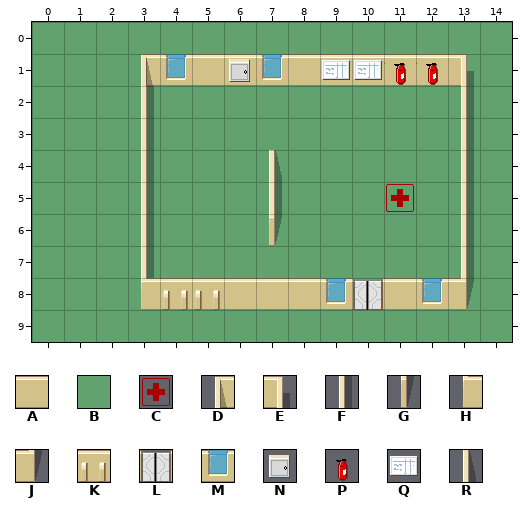
Tiled map -- data/tutorial3.tmx. That is the earlier state.
Cells are 32x32 px. Shown: x 0..14, y 0..9.
Key: from "hospital_256": A 0, B 4, C 5, D 10, E 11, F 16, G 17, H 18, J 19, K 24, L 40, M 43, N 44, P 45, Q 47, R 51.
_ is an empty cell, # one hidden under a higher layer.
Layer "floor" before, first column x 0:
 0 BBBBBBBBBBBBBBB
 1 BBBBB##B#####BB
 2 BBBBBBBBBBBBBBB
 3 BBBBBBBBBBBBBBB
 4 BBBBBBBBBBBBBBB
 5 BBBBBBBBBBBBBBB
 6 BBBBBBBBBBBBBBB
 7 BBBBBBBBBBBBBBB
 8 BBBB_####BB#BBB
 9 BBBBBBBBBBBBBBB
Layer "Walls" before, first column x 0:
 0 _______________
 1 ___DMAAMAAAAAE_
 2 ___F_________F_
 3 ___F_________F_
 4 ___F___R_____F_
 5 ___F___F_____F_
 6 ___F___G_____F_
 7 ___F_________F_
 8 ___HKKAAAMLAMJ_
 9 _______________
Layer "decoration" before, first column x 0:
 0 _______________
 1 ______N__QQPP__
 2 _______________
 3 _______________
 4 _______________
 5 ___________C___
 6 _______________
 7 _______________
 8 _______________
 9 _______________
And afterwards:
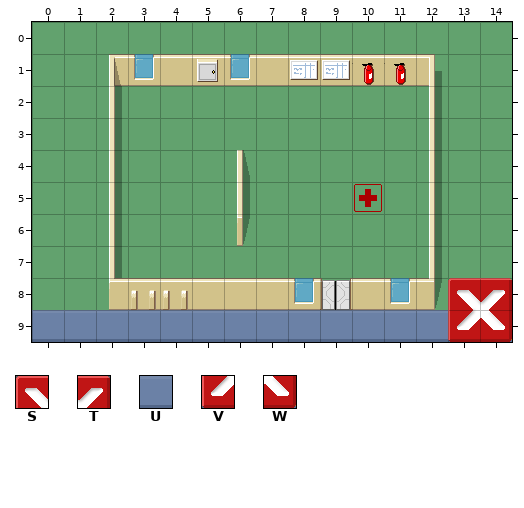
Further tiles: from "hospital_256": S 54, T 55, U 61, V 62, W 63.
Tiles of an added or newly shown layer are drawn over the layers below it.
See-through tiles are keyed as they look on the map.
Changes in this commit:
Layer "floor":
Tile B is removed in row 8 at x 3.
Layer "Walls":
The author changed tile K to tile A in row 8 at x 5.
The author changed tile L to tile A in row 8 at x 10.
The author changed tile M to tile A in row 1 at x 4 and 7.
Tile D now appears in row 1 at x 2.
The author changed tile A to tile E in row 1 at x 12.
Tile F now appears in rows 2 to 4 at x 2 and 12; in row 5 at x 2, 6 and 12; in rows 6 to 7 at x 2 and 12.
Tile G now appears in row 6 at x 6.
Tile H now appears in row 8 at x 2.
The author changed tile M to tile J in row 8 at x 12.
The author changed tile H to tile K in row 8 at x 3.
The author changed tile M to tile L in row 8 at x 9.
The author changed tile A to tile M in row 1 at x 6; in row 8 at x 8 and 11.
The author changed tile D to tile M in row 1 at x 3.
Tile R now appears in row 4 at x 6.
Tile E is removed in row 1 at x 13.
Tile F is removed in rows 2 to 4 at x 3 and 13; in row 5 at x 3, 7 and 13; in rows 6 to 7 at x 3 and 13.
Tile G is removed in row 6 at x 7.
Tile J is removed in row 8 at x 13.
Tile R is removed in row 4 at x 7.
Layer "decoration":
Tile C now appears in row 5 at x 10.
Tile N now appears in row 1 at x 5.
The author changed tile Q to tile P in row 1 at x 10.
Tile Q now appears in row 1 at x 8.
Tile C is removed in row 5 at x 11.
Tile N is removed in row 1 at x 6.
Tile P is removed in row 1 at x 12.
Layer "Ui" (added):
Tile S now appears in row 8 at x 13.
Tile T now appears in row 8 at x 14.
Tile U now appears in row 9 at x 0 to 12.
Tile V now appears in row 9 at x 13.
Tile W now appears in row 9 at x 14.
Boxes around the changes in both pictures, in picture pixels (x1, y1, x2, y2):
changed: (32, 54, 512, 342)
